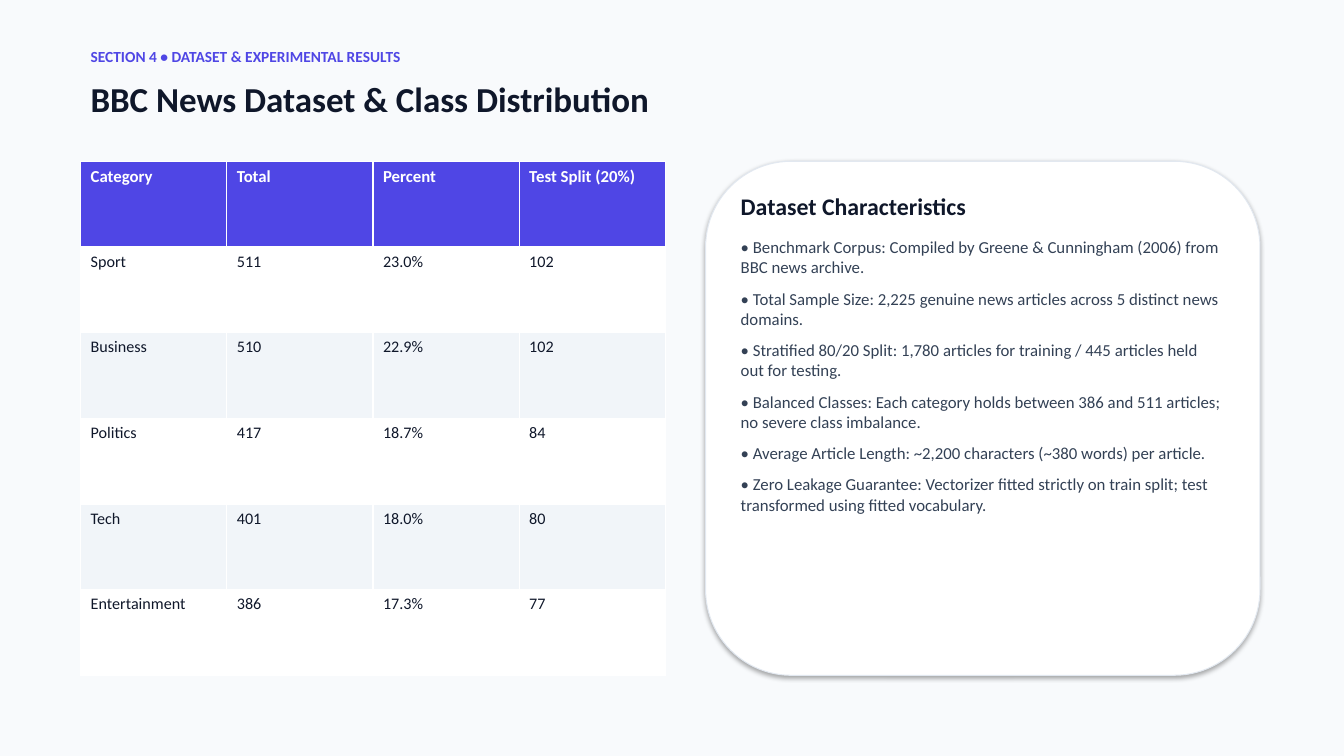
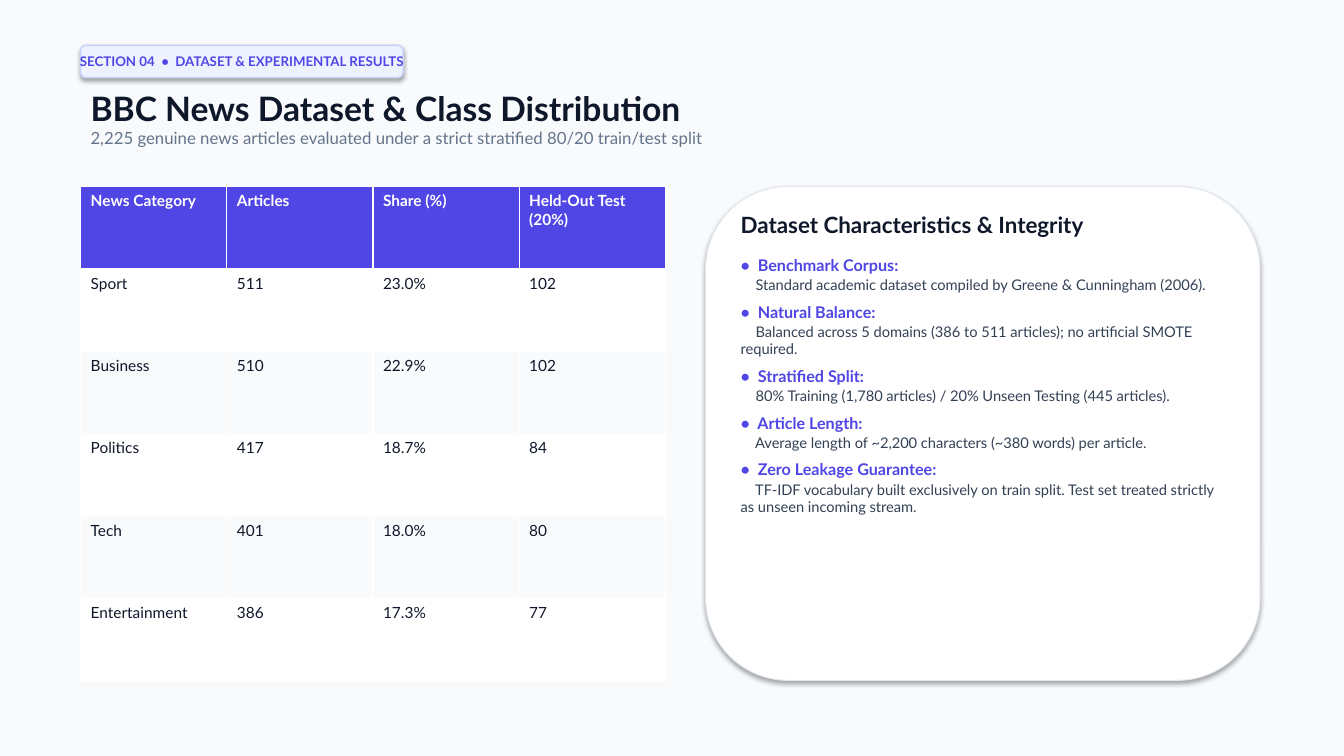
Before and after one commit to Abhijeet0848/NewsLens, a slide deck: slide 8 of docs/NewsScope_Presentation.pptx. Drawn at 1344x756 pixels with LibreOffice and Linux fonts; fonts in the diff are those of the drawing. Boxes give left, top, right and bottom in pixels: in the first picture for what was removed or moved away, otherwise in the second. Text is boxed around its words. In the diff, an @@ line names an element or a change of style, - is before the commit and + after.

Commit message:
docs: redesign PowerPoint with executive light theme and add interactive HTML slides

```diff
--- a/docs/NewsScope_Presentation.pptx
+++ b/docs/NewsScope_Presentation.pptx
@@ text in rounded rectangle at bbox=[80, 56, 403, 66]: text changed; size 11 to 9.5 pt; font Calibri to Lato @@
-SECTION 4 • DATASET & EXPERIMENTAL RESULTS
+SECTION 04 • DATASET & EXPERIMENTAL RESULTS
@@ rounded rectangle "SECTION 04 • DATASET & ...": place and size @@
-rounded rectangle "SECTION 04 • DATASET & ..." at bbox=[91, 52, 401, 62]
+rounded rectangle "SECTION 04 • DATASET & ..." at bbox=[81, 45, 403, 78]
@@ rounded rectangle "SECTION 04 • DATASET & ..." at bbox=[81, 45, 403, 78]: vertical alignment top to middle; fill none to #EEF2FF; outline none to #C7D2FE 1 pt; shadow on @@
@@ text "BBC News Dataset & Class ...": place and size @@
-text "BBC News Dataset & Class ..." at bbox=[91, 87, 649, 113]
+text "BBC News Dataset & Class ..." at bbox=[91, 96, 702, 147]
@@ text at bbox=[91, 96, 680, 122]: size 25 to 24 pt, font Calibri to Lato in "BBC News Dataset & Class Distribution" @@
@@ text at bbox=[91, 131, 702, 147]: paragraph added @@
+2,225 genuine news articles evaluated under a strict stratified 80/20 train/test split
@@ table at bbox=[81, 187, 665, 681] @@
-row 1: Category | Total | Percent | Test Split (20%)
+row 1: News Category | Articles | Share (%) | Held-Out Test (20%)
@@ fill #F1F5F9 to #F8FAFC in 8 cells @@
@@ size 11.5 to 11 pt, font Calibri to Lato in "Sport", "511", "23.0%", "102" and 16 more places @@
@@ table: place and size @@
-table at bbox=[81, 161, 665, 676]
+table at bbox=[81, 187, 665, 681]
@@ rounded rectangle: place and size @@
-rounded rectangle at bbox=[706, 161, 1260, 676]
+rounded rectangle at bbox=[706, 187, 1260, 681]
@@ text at bbox=[741, 216, 1215, 515]: text changed; size 12 to 10.5 pt; font Calibri to Lato @@
-Dataset Characteristics
-• Benchmark Corpus: Compiled by Greene & Cunningham (2006) from BBC news archive.
-• Total Sample Size: 2,225 genuine news articles across 5 distinct news domains.
-• Stratified 80/20 Split: 1,780 articles for training / 445 articles held out for testing.
-• Balanced Classes: Each category holds between 386 and 511 articles; no severe class imbalance.
-• Average Article Length: ~2,200 characters (~380 words) per article.
-• Zero Leakage Guarantee: Vectorizer fitted strictly on train split; test transformed using fitted vocabulary.
+Dataset Characteristics & Integrity
+• Benchmark Corpus:
+Standard academic dataset compiled by Greene & Cunningham (2006).
+• Natural Balance:
+Balanced across 5 domains (386 to 511 articles); no artificial SMOTE required.
+• Stratified Split:
+80% Training (1,780 articles) / 20% Unseen Testing (445 articles).
+• Article Length:
+Average length of ~2,200 characters (~380 words) per article.
+• Zero Leakage Guarantee:
+TF-IDF vocabulary built exclusively on train split. Test set treated strictly as unseen incoming stream.
```
Also in this commit, not shown: 15 other slides changed, 1 slide added, 1 slide removed, 2 other files.
